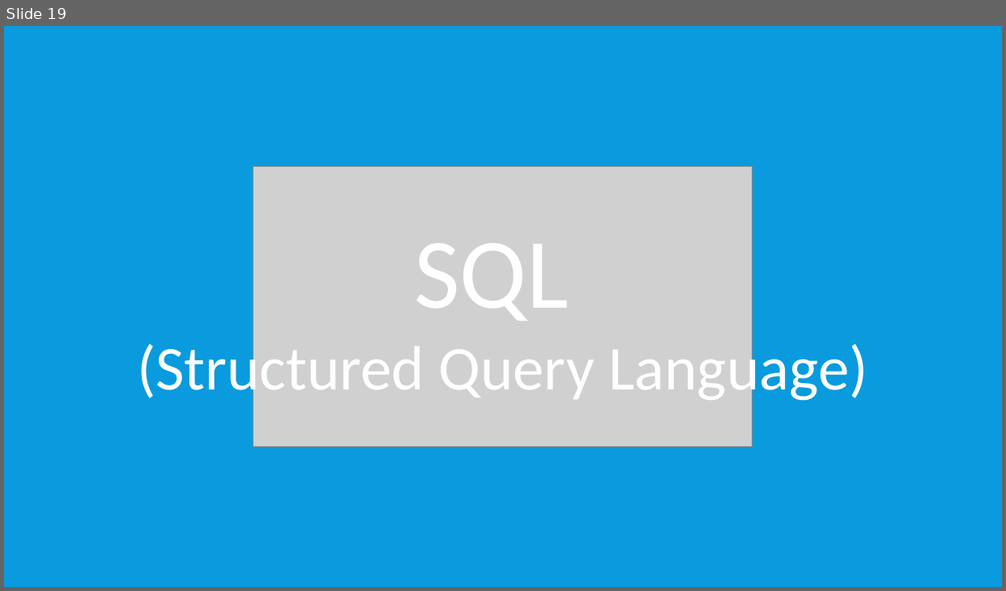
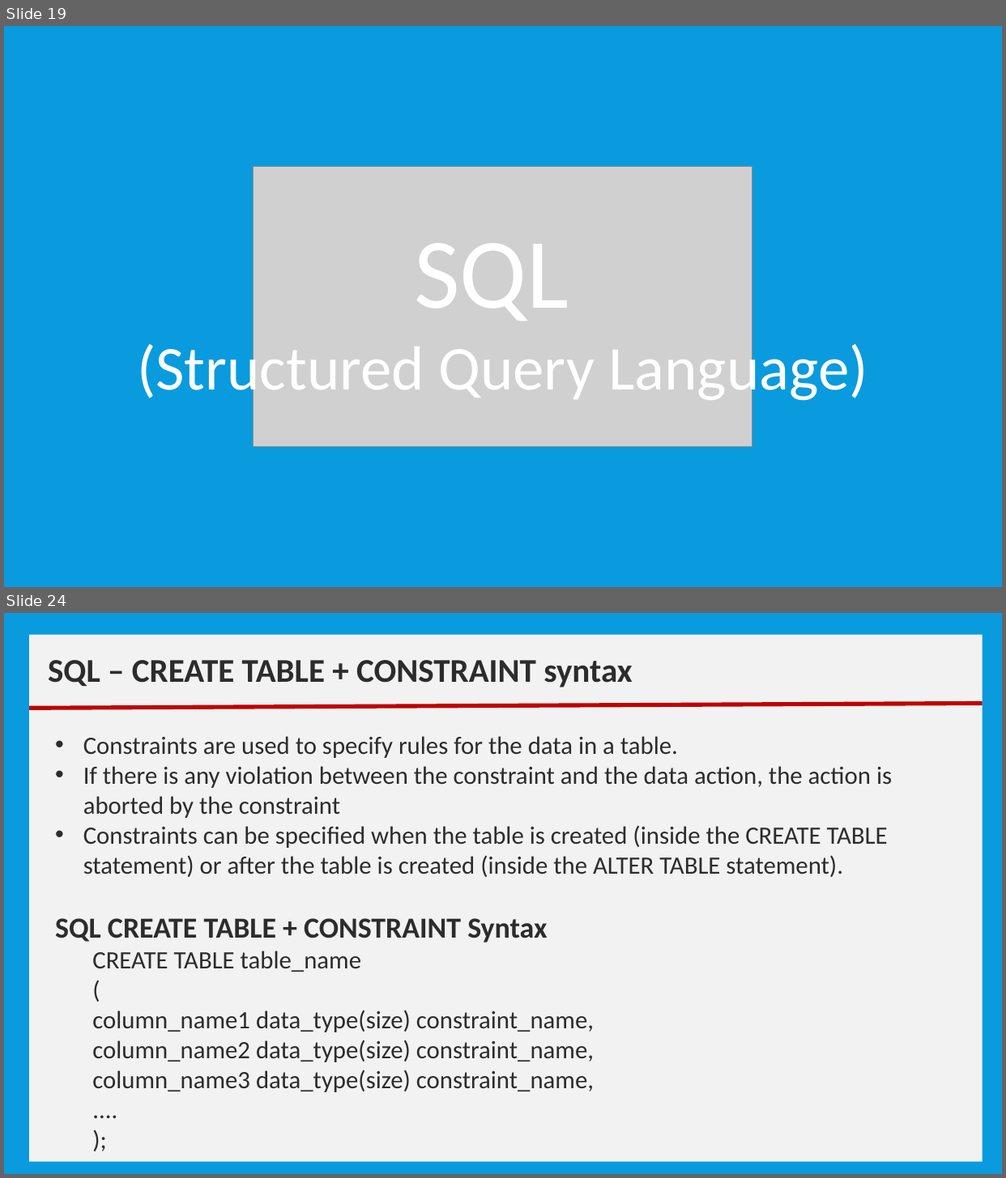
Before and after one commit to nmsgit1234/TechnicalDocs, a slide deck: training/core_java/12_Training_CoreJava_Datbase_Fundamentals.pptx. Shown one above the other, each under a label of ours: slide 19 before the commit, slides 19 and 24 after it; the slides between them are not shown. The pictures are 1006x591 and 1006x1178 pixels, drawn with LibreOffice and Linux fonts; fonts in the diff are those of the drawing; grey boxes stand for pictures. Boxes give left, top, right and bottom in pixels: in the first picture for what was removed or moved away, otherwise in the second. Text is boxed around its words. In the diff, an @@ line names an element or a change of style, - is before the commit and + after.

```diff
--- a/training/core_java/12_Training_CoreJava_Datbase_Fundamentals.pptx
+++ b/training/core_java/12_Training_CoreJava_Datbase_Fundamentals.pptx
@@ slide 24 added at [4, 613, 1002, 1174], background #099BDD @@
@@ rectangle added at [29, 635, 982, 1162], fill #F2F2F2 @@
@@ text added at [48, 660, 632, 688], 32 pt, text #2C2C2C, bold @@
+SQL – CREATE TABLE + CONSTRAINT syntax
@@ line added from (29, 708) to (982, 704), #C00000 4 pt @@
@@ text added at [55, 736, 892, 1093], 24 pt, text #2C2C2C @@
+• Constraints are used to specify rules for the data in a table.
+• If there is any violation between the constraint and the data action, the action is aborted by the constraint
+• Constraints can be specified when the table is created (inside the CREATE TABLE statement) or after the table is created (inside the ALTER TABLE statement).
+SQL CREATE TABLE + CONSTRAINT Syntax
+  CREATE TABLE table_name
+  (
+  column_name1 data_type(size) constraint_name,
+  column_name2 data_type(size) constraint_name,
+  column_name3 data_type(size) constraint_name,
+  ....
+  );
```
Also in this commit, not shown: 1 slide changed, 27 other slides added, 16 slides removed, 1 other file.
